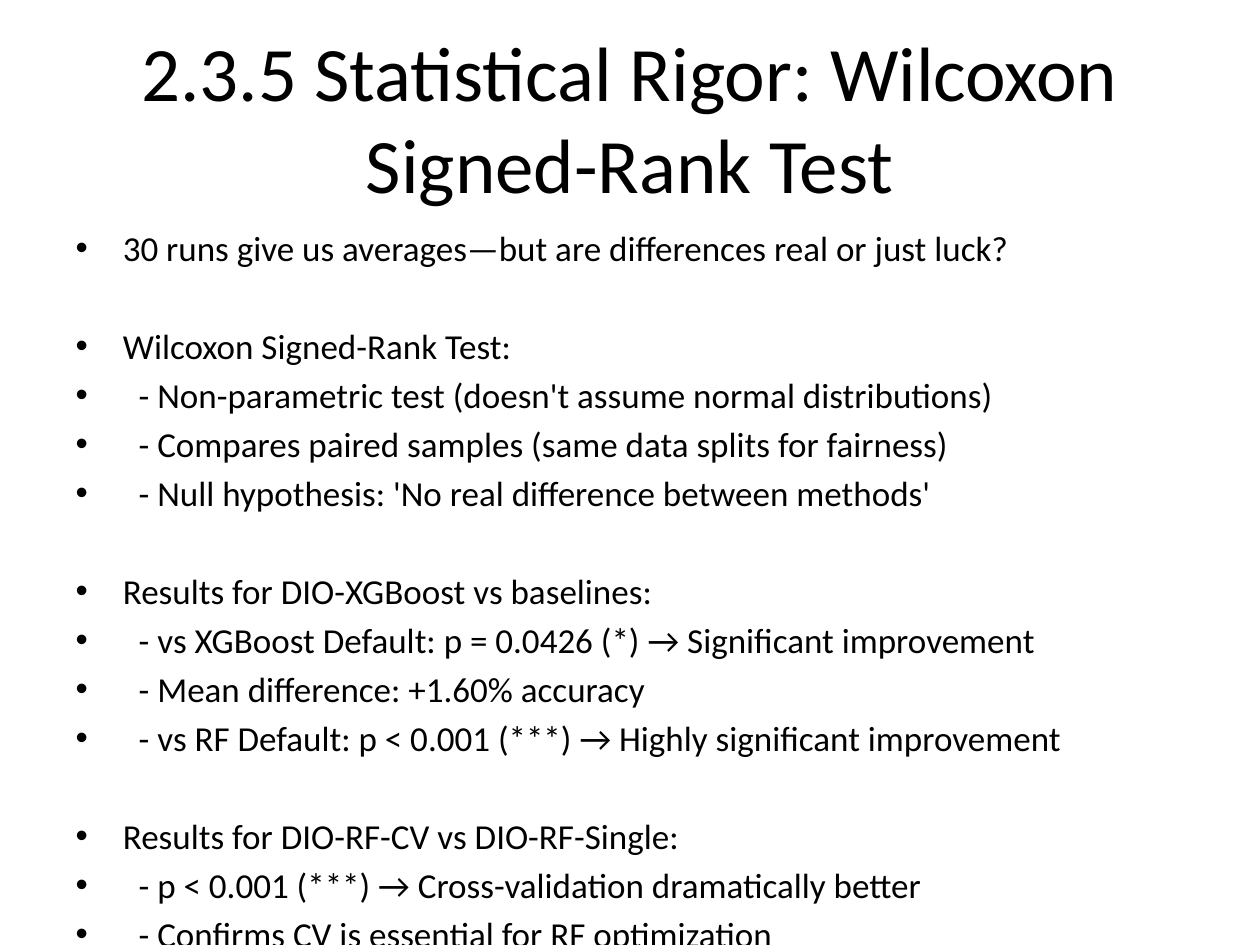
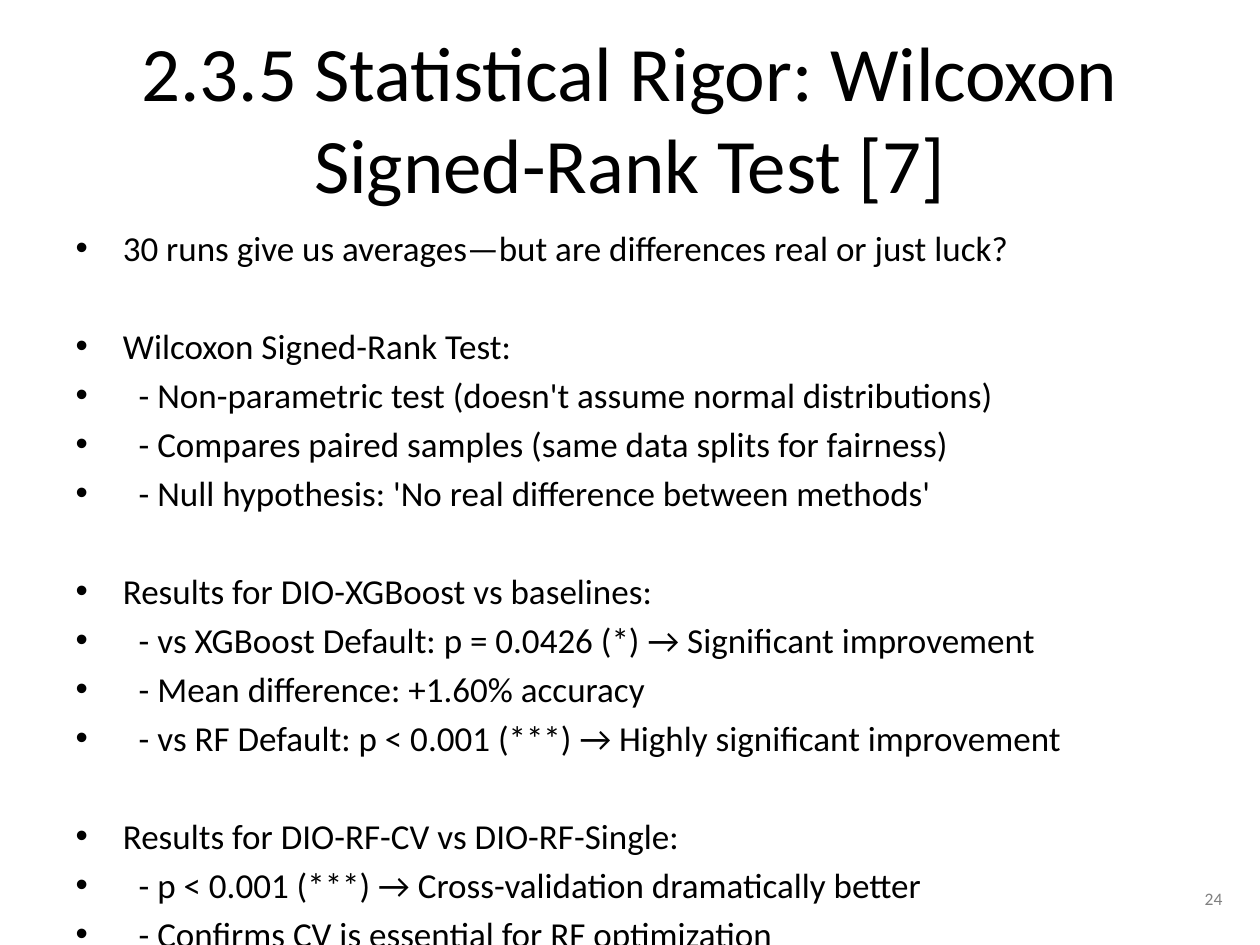
Before and after one commit to amine-dubs/dio-optimization, a slide deck: slide 24 of Presentation/DIO_Research_Presentation_v2.pptx. Drawn at 1260x945 pixels with LibreOffice and Linux fonts; fonts in the diff are those of the drawing. Boxes give left, top, right and bottom in pixels: in the first picture for what was removed or moved away, otherwise in the second. Text is boxed around its words. In the diff, an @@ line names an element or a change of style, - is before the commit and + after.

```diff
--- a/Presentation/DIO_Research_Presentation_v2.pptx
+++ b/Presentation/DIO_Research_Presentation_v2.pptx
@@ title at [141, 47, 1117, 207]: text changed @@
-2.3.5 Statistical Rigor: Wilcoxon Signed-Rank Test
+2.3.5 Statistical Rigor: Wilcoxon Signed-Rank Test [7]
@@ text added at [1205, 894, 1223, 905], 10 pt, text #808080 @@
+24
```
Also in this commit, not shown: 31 other slides changed, 7 other files.
